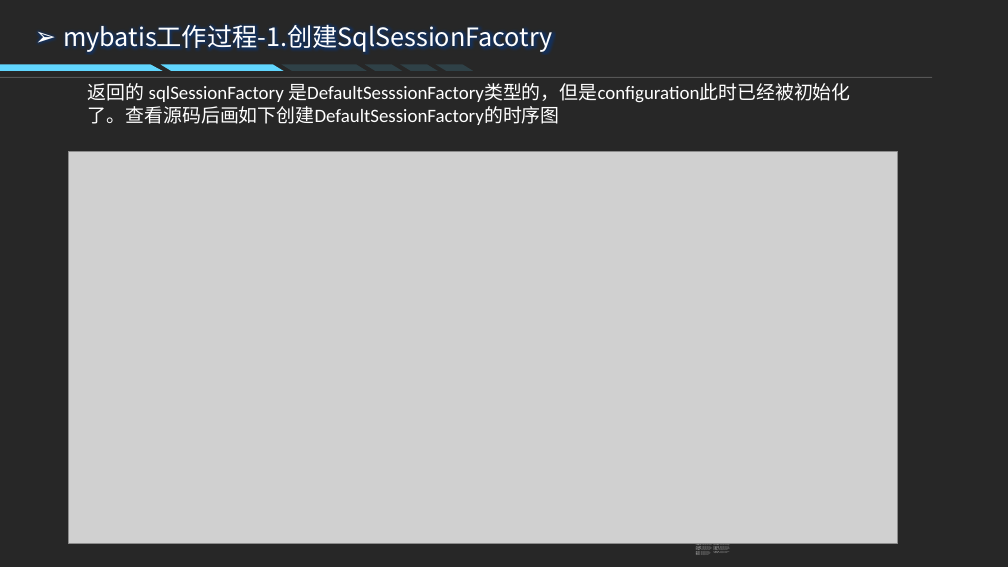
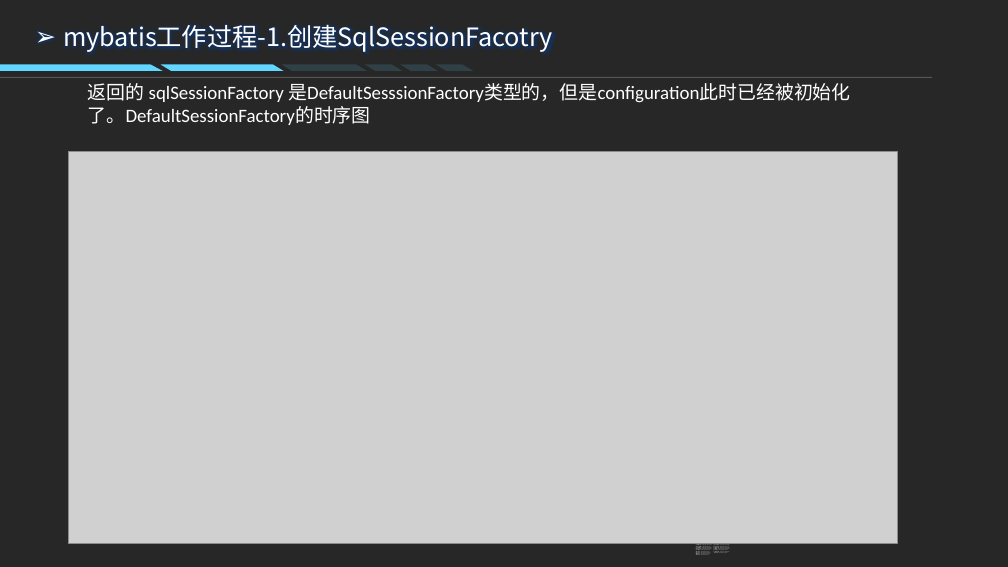
Before and after one commit to chirongqi/study-java-dao, a slide deck: slide 16 of mybatis技术分享/MyBatis技术分享.pptx. Drawn at 1008x567 pixels with LibreOffice and Linux fonts; fonts in the diff are those of the drawing; grey boxes stand for pictures; background and template pictures are left out; a plain dark background stands for a picture behind light text. Boxes give left, top, right and bottom in pixels: in the first picture for what was removed or moved away, otherwise in the second. Text is boxed around its words. In the diff, an @@ line names an element or a change of style, - is before the commit and + after.

```diff
--- a/mybatis技术分享/MyBatis技术分享.pptx
+++ b/mybatis技术分享/MyBatis技术分享.pptx
@@ text at bbox=[88, 83, 850, 125]: text changed @@
-返回的 sqlSessionFactory 是DefaultSesssionFactory类型的，但是configuration此时已经被初始化了。查看源码后画如下创建DefaultSessionFactory的时序图
+返回的 sqlSessionFactory 是DefaultSesssionFactory类型的，但是configuration此时已经被初始化了。DefaultSessionFactory的时序图
```
Also in this commit, not shown: 2 other slides changed.
